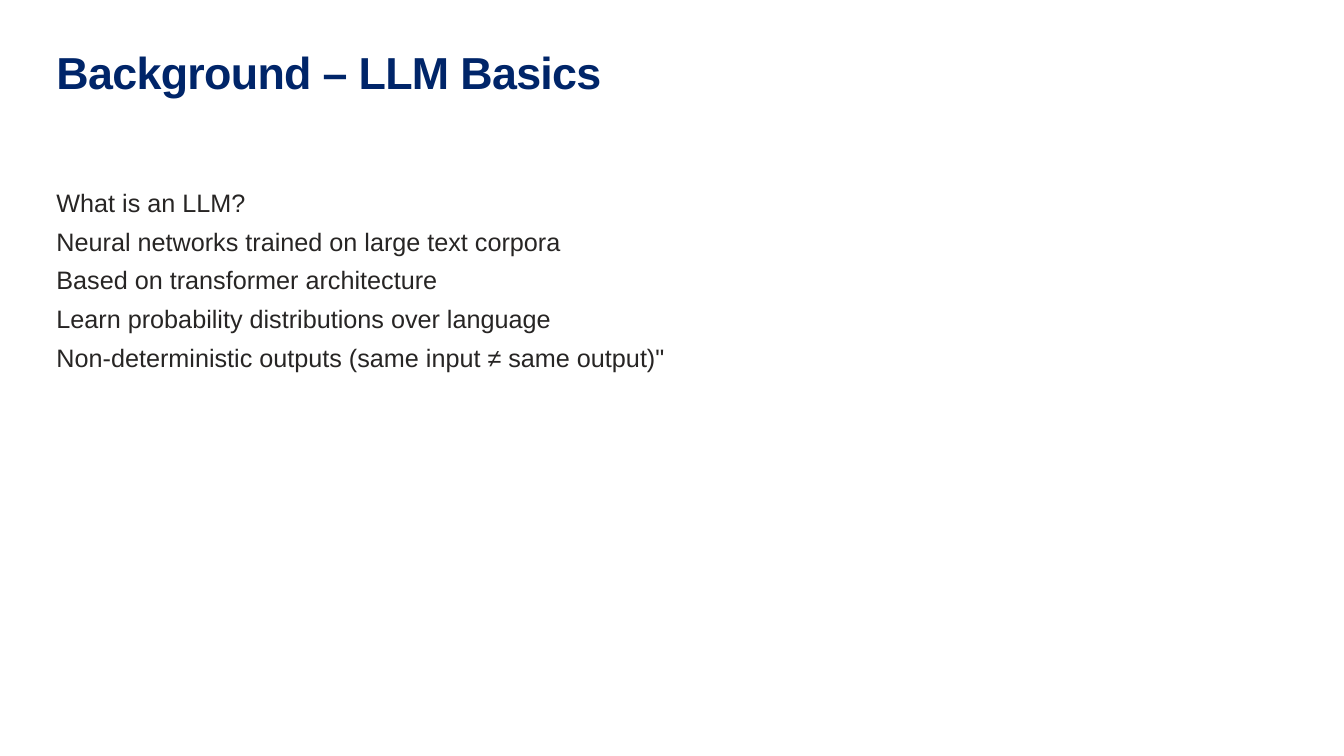
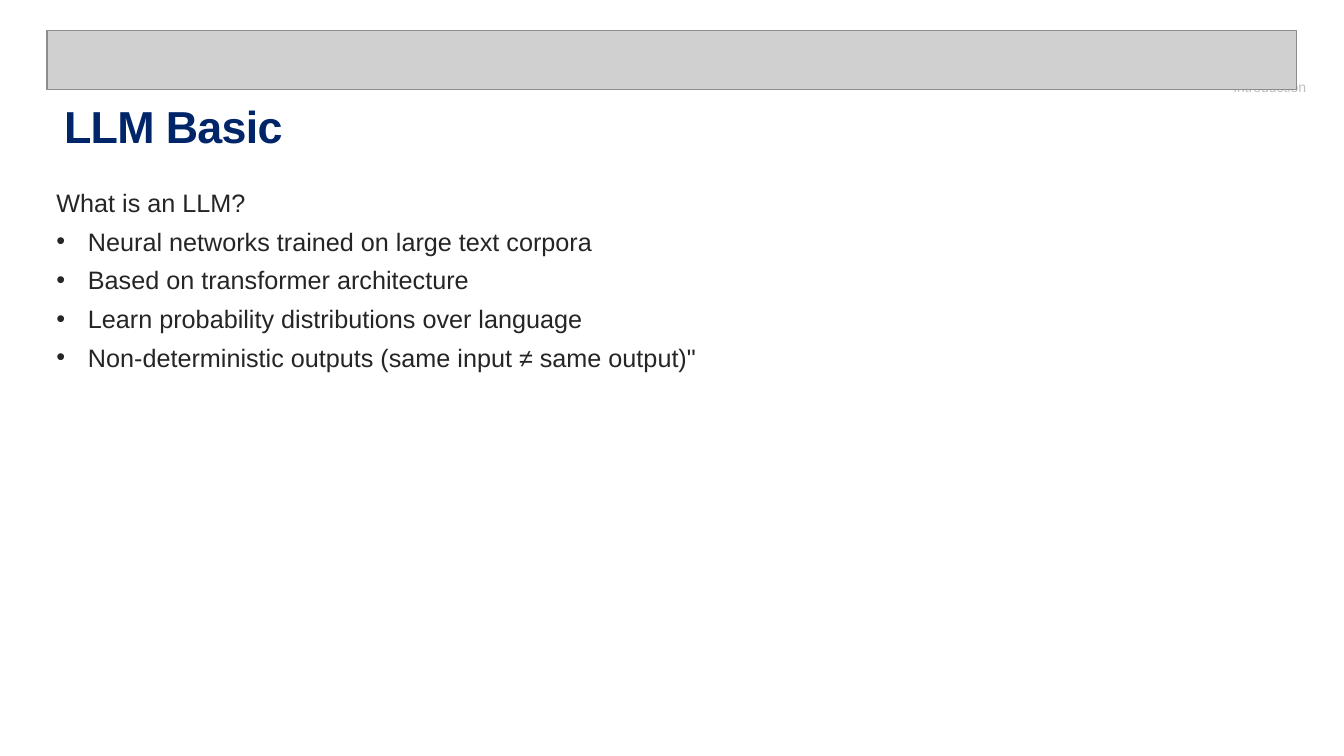
Before and after one commit to Robertjam954/llm_summarization_br_ca, a slide deck: slide 3 of conferences/cornell_spring_wip/llm_summary_validation_presentation.pptx. Drawn at 1344x756 pixels with LibreOffice and Linux fonts; fonts in the diff are those of the drawing; grey boxes stand for pictures. Boxes give left, top, right and bottom in pixels: in the first picture for what was removed or moved away, otherwise in the second. Text is boxed around its words. In the diff, an @@ line names an element or a change of style, - is before the commit and + after.

```diff
--- a/conferences/cornell_spring_wip/llm_summary_validation_presentation.pptx
+++ b/conferences/cornell_spring_wip/llm_summary_validation_presentation.pptx
@@ picture added at (47, 30, 1298, 90) @@
@@ title removed at (56, 56, 601, 98) @@
-Background – LLM Basics
@@ text added at (1233, 81, 1306, 96), 10 pt, text #BFBFBF @@
+Introduction
@@ text added at (64, 110, 283, 144), 32 pt, text #002569, bold @@
+LLM Basic
@@ text at (88, 232, 695, 372): bullet none to • @@
```
Also in this commit, not shown: 5 other slides changed, 1 slide added, 1 slide removed, 24 other files.
